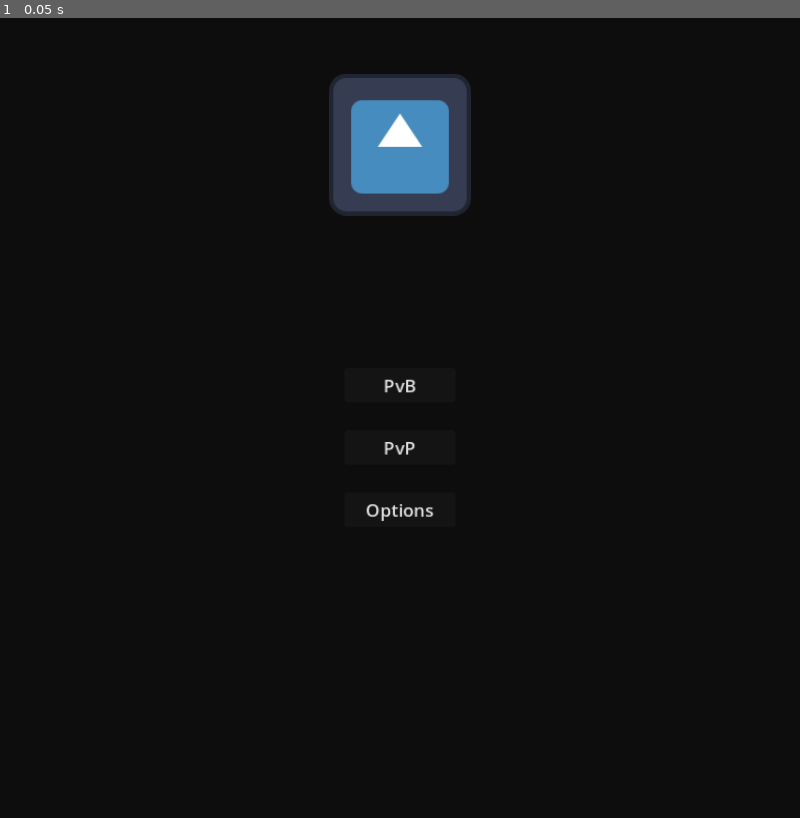
Above: before the commit, frame 1.
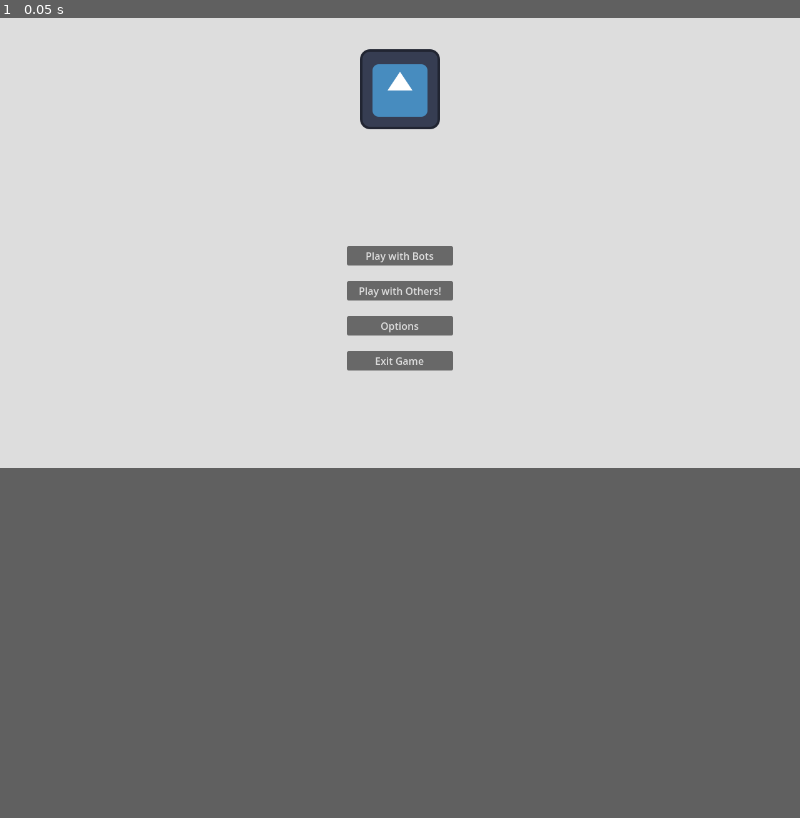
Above: after the commit, the same moment.

Repository: Kielson123/Ludo-Dungeon
Game: Godot game, scene res://main.tscn
Two runs of this game, one before a commit and one after it. Both use one fixed random seed, a clock stepped at 60 frames per second and the inputs below. The engine's default icon, where the game draws it, is replaced by a stand-in: a white triangle on a blue panel in a dark square. Video files are missing from this copy of the repository; at most half a second of black plays in their place.
Inputs:
- Up to frame 1 (0.05 s): no input
In our replay, the window is 800x800 before the commit and 800x450 after it. These sizes can differ from the game's own. Grey fills any space a smaller window leaves; there, only what the larger window draws over its background counts as a difference.

The runs differ from the first frame. In frame 1, 56% of the frame differs, in the area x 0-100%, y 0-63%.
Error after the commit: Invalid call. Nonexistent function '_ready' in base 'Node (global.gd)'. (res://Util/global.gd:25)

Commit message:
Main menu

Diff:
--- a/UI/main_menu.gd
+++ b/UI/main_menu.gd
@@ -1 +1,17 @@
 extends Control
+
+
+func _on_singleplayer_mode_button_pressed() -> void:
+	#open SingleplayerOptionsMenu
+	pass
+
+func _on_multiplayer_mode_button_pressed() -> void:
+	#open MultiplayerOptionsMenu
+	pass
+
+func _on_options_button_pressed() -> void:
+	#open OptionsMenu
+	pass
+
+func _on_exit_button_pressed() -> void:
+	get_tree().quit()
--- a/UI/main_menu.tscn
+++ b/UI/main_menu.tscn
@@ -11,6 +11,15 @@
 grow_horizontal = 2
 grow_vertical = 2
 script = ExtResource("1_6268k")
+
+[node name="ColorRect" type="ColorRect" parent="."]
+layout_mode = 1
+anchors_preset = 15
+anchor_right = 1.0
+anchor_bottom = 1.0
+grow_horizontal = 2
+grow_vertical = 2
+color = Color(0.866111, 0.866111, 0.866111, 1)
 
 [node name="MarginContainer" type="MarginContainer" parent="."]
 layout_mode = 1
@@ -26,6 +35,7 @@
 
 [node name="VSplitContainer" type="VSplitContainer" parent="MarginContainer"]
 layout_mode = 2
+dragger_visibility = 1
 
 [node name="CenterContainer" type="CenterContainer" parent="MarginContainer/VSplitContainer"]
 layout_mode = 2
@@ -42,24 +52,35 @@
 [node name="PanelContainer" type="PanelContainer" parent="MarginContainer/VSplitContainer/VBoxContainer"]
 modulate = Color(1, 1, 1, 0)
 self_modulate = Color(1, 1, 1, 0)
-custom_minimum_size = Vector2(0, 100)
+custom_minimum_size = Vector2(0, 150)
 layout_mode = 2
 
 [node name="SingleplayerModeButton" type="Button" parent="MarginContainer/VSplitContainer/VBoxContainer"]
-custom_minimum_size = Vector2(100, 0)
+custom_minimum_size = Vector2(170, 0)
 layout_mode = 2
 size_flags_horizontal = 4
 size_flags_vertical = 4
-text = "PvB"
+text = "Play with Bots"
 
 [node name="MultiplayerModeButton" type="Button" parent="MarginContainer/VSplitContainer/VBoxContainer"]
-custom_minimum_size = Vector2(100, 0)
+custom_minimum_size = Vector2(170, 0)
 layout_mode = 2
 size_flags_horizontal = 4
-text = "PvP"
+text = "Play with Others!"
 
 [node name="OptionsButton" type="Button" parent="MarginContainer/VSplitContainer/VBoxContainer"]
-custom_minimum_size = Vector2(100, 0)
+custom_minimum_size = Vector2(170, 0)
 layout_mode = 2
 size_flags_horizontal = 4
 text = "Options"
+
+[node name="ExitButton" type="Button" parent="MarginContainer/VSplitContainer/VBoxContainer"]
+custom_minimum_size = Vector2(170, 0)
+layout_mode = 2
+size_flags_horizontal = 4
+text = "Exit Game"
+
+[connection signal="pressed" from="MarginContainer/VSplitContainer/VBoxContainer/SingleplayerModeButton" to="." method="_on_singleplayer_mode_button_pressed"]
+[connection signal="pressed" from="MarginContainer/VSplitContainer/VBoxContainer/MultiplayerModeButton" to="." method="_on_multiplayer_mode_button_pressed"]
+[connection signal="pressed" from="MarginContainer/VSplitContainer/VBoxContainer/OptionsButton" to="." method="_on_options_button_pressed"]
+[connection signal="pressed" from="MarginContainer/VSplitContainer/VBoxContainer/ExitButton" to="." method="_on_exit_button_pressed"]
--- a/UI/ui.gd
+++ b/UI/ui.gd
@@ -1,2 +1,14 @@
 class_name UI
 extends Control
+
+func _ready() -> void:
+	Signals.request_main_menu.connect(on_main_menu_requested)
+
+func on_main_menu_requested() -> void:
+	var main_menu: Control = load("res://UI/main_menu.tscn").instantiate()
+	close_all_nodes_in_group("Main Menu Incompatible")
+	add_child(main_menu)
+
+func close_all_nodes_in_group(group: StringName) -> void:
+	for node: Node in get_tree().get_nodes_in_group(group):
+		node.queue_free()
--- a/UI/ui.tscn
+++ b/UI/ui.tscn
@@ -1,7 +1,6 @@
-[gd_scene load_steps=3 format=3 uid="uid://reean2lrlsgh"]
+[gd_scene load_steps=2 format=3 uid="uid://reean2lrlsgh"]
 
 [ext_resource type="Script" path="res://UI/ui.gd" id="1_o2fb3"]
-[ext_resource type="PackedScene" uid="uid://bm243lw37y02j" path="res://UI/main_menu.tscn" id="2_gf66d"]
 
 [node name="UI" type="Control"]
 layout_mode = 3
@@ -11,6 +10,3 @@
 grow_horizontal = 2
 grow_vertical = 2
 script = ExtResource("1_o2fb3")
-
-[node name="MainMenu" parent="." instance=ExtResource("2_gf66d")]
-layout_mode = 1
--- a/Util/global.gd
+++ b/Util/global.gd
@@ -1 +1,25 @@
 extends Node
+
+const CONFIG_PATH: String = "user://config.cfg"
+
+var game_resolution := Vector2(1280, 720)
+var fullscreen: bool = true
+var max_fps: int = 60
+
+var audio_volume: float = 1.0
+
+func _init() -> void:
+	var config := ConfigFile.new()
+	var err := config.load(CONFIG_PATH)
+	if err == OK:
+		game_resolution = config.get_value("DisplayOptions", "resolution")
+		fullscreen = config.get_value("DisplayOptions", "fullscreen")
+		max_fps = config.get_value("DisplayOptions", "maxFPS")
+		audio_volume = config.get_value("AudioOptions", "audio_volume")
+	else:
+		config.set_value("DisplayOptions", "resolution", game_resolution)
+		config.set_value("DisplayOptions", "fullscreen", fullscreen)
+		config.set_value("DisplayOptions", "maxFPS", max_fps)
+		config.set_value("AudioOptions", "audio_volume", audio_volume)
+		config.save(CONFIG_PATH)
+		_ready()
--- a/main.gd
+++ b/main.gd
@@ -1,7 +1,13 @@
 extends Node
 
+@onready var ui: UI = $UI
 @onready var background_color: ColorRect = $BackgroundColor
+
+func _ready() -> void:
+	get_window().size = Global.game_resolution
 
 func _on_intro_finished() -> void:
 	background_color.color = Color("4d4d4d")
-	$AspectRatioContainer/Intro.queue_free()
+	$AspectRatioContainer.queue_free()
+	Signals.request_main_menu.emit()
+	ui.visible = true
--- a/main.tscn
+++ b/main.tscn
@@ -1,7 +1,7 @@
 [gd_scene load_steps=4 format=3 uid="uid://bkcmdathporqs"]
 
 [ext_resource type="Script" path="res://main.gd" id="1_5e5a8"]
-[ext_resource type="VideoStream" path="res://Assets/intro.ogv" id="2_kh485"]
+[ext_resource type="VideoStream" path="res://Assets/UI/intro.ogv" id="2_kh485"]
 [ext_resource type="PackedScene" uid="uid://reean2lrlsgh" path="res://UI/ui.tscn" id="3_uilka"]
 
 [node name="Main" type="Node"]
@@ -18,6 +18,7 @@
 color = Color(0.0509804, 0.0509804, 0.0509804, 1)
 
 [node name="UI" parent="." instance=ExtResource("3_uilka")]
+visible = false
 
 [node name="AspectRatioContainer" type="AspectRatioContainer" parent="."]
 anchors_preset = 15
--- a/project.godot
+++ b/project.godot
@@ -21,12 +21,16 @@
 [autoload]
 
 Global="*res://Util/global.gd"
+Signals="*res://Util/signals.gd"
+
+[debug]
+
+gdscript/warnings/untyped_declaration=1
 
 [display]
 
 window/size/viewport_width=720
 window/size/viewport_height=720
-window/size/resizable=false
 window/size/window_width_override=1920
 window/size/window_height_override=1920
 window/stretch/mode="canvas_items"
@@ -34,6 +38,10 @@
 window/handheld/orientation=6
 window/vsync/vsync_mode=2
 
+[global_group]
+
+"Main Menu Incompatible"="All scenes that cannot be shown at the same time as Main Menu scene"
+
 [rendering]
 
 renderer/rendering_method="mobile"
Not shown: 1 places in UI/main_menu.tscn that only renumber resources
